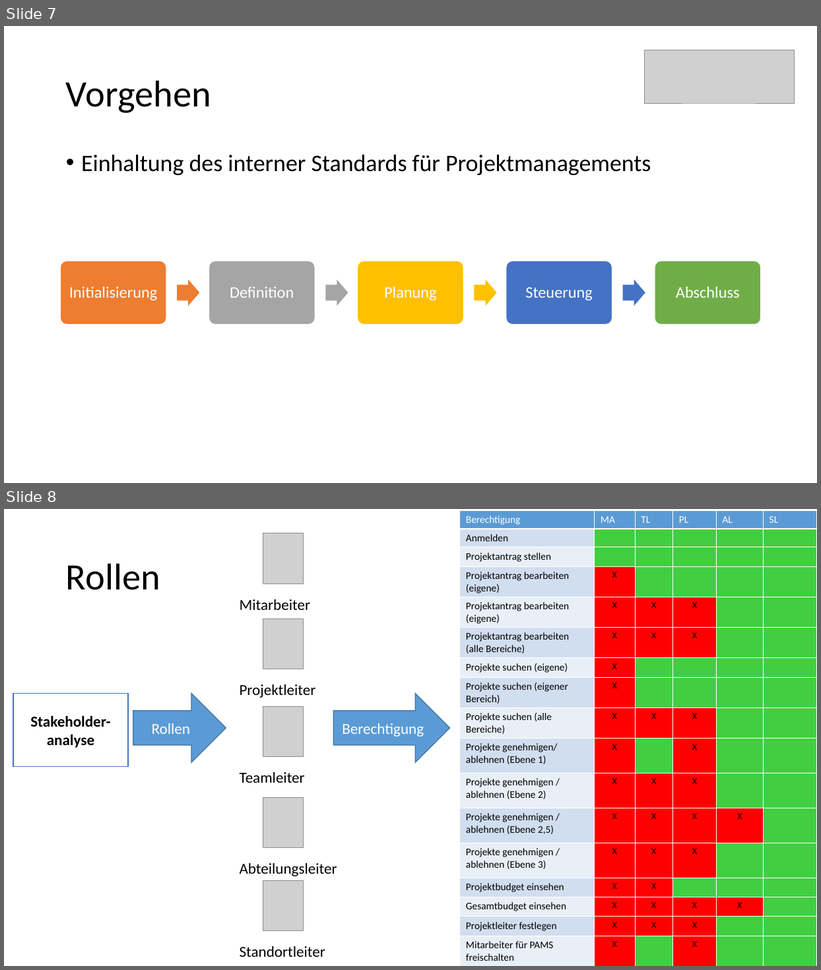
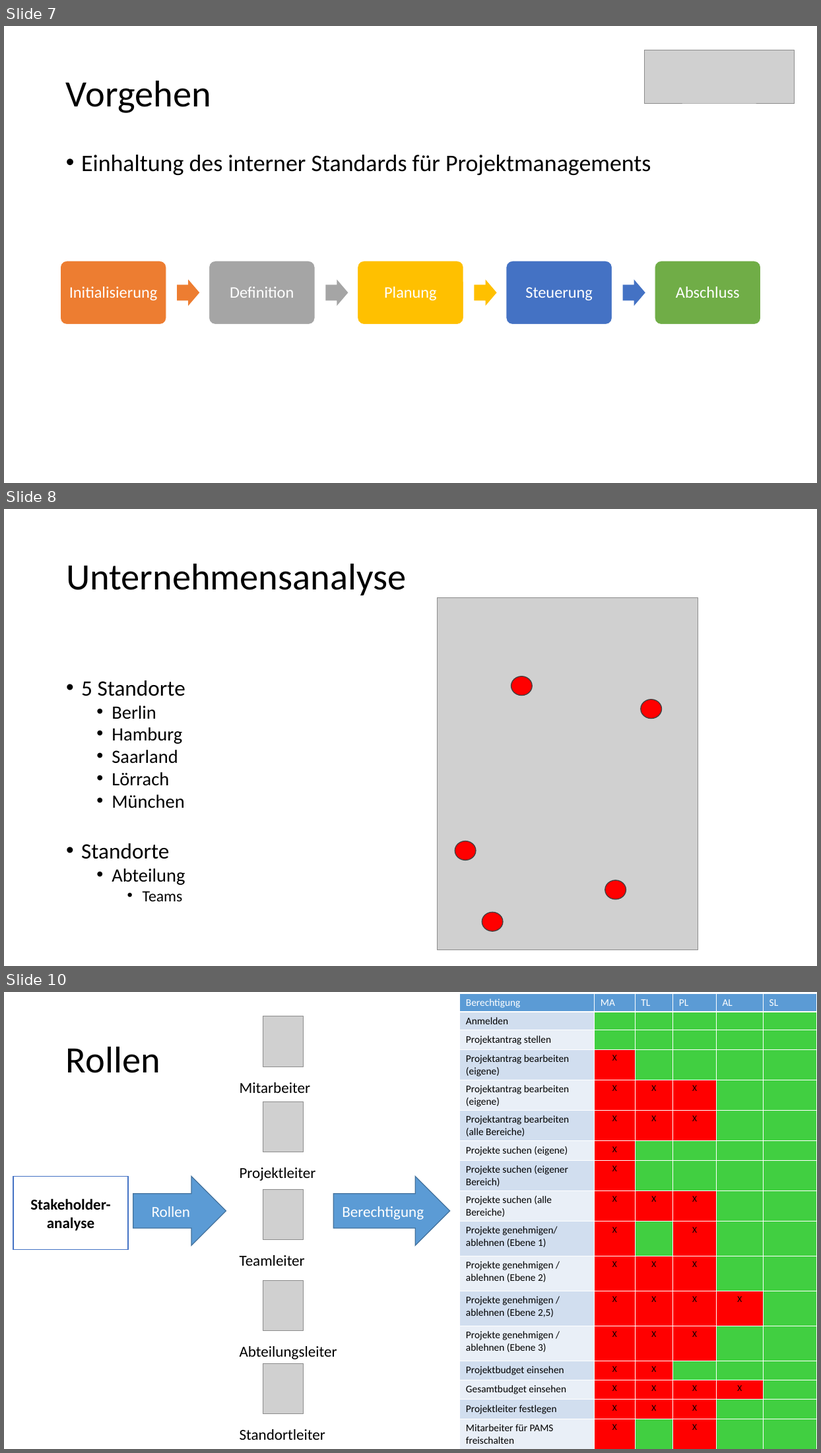
Before and after one commit to Masterarth/PM, a slide deck: documents/projectmanagement/Praesentationen/Vorstellung_Zwischenpräsentation_Final.pptx. Shown one above the other, each under a label of ours: slides 7 and 8 before the commit, slides 7, 8 and 10 after it; the slides between them are not shown. The pictures are 821x970 and 821x1453 pixels, drawn with LibreOffice and Linux fonts; fonts in the diff are those of the drawing; grey boxes stand for pictures. Boxes give left, top, right and bottom in pixels: in the first picture for what was removed or moved away, otherwise in the second. Text is boxed around its words. In the diff, an @@ line names an element or a change of style, - is before the commit and + after.

```diff
--- a/documents/projectmanagement/Praesentationen/Vorstellung_Zwischenpräsentation_Final.pptx
+++ b/documents/projectmanagement/Praesentationen/Vorstellung_Zwischenpräsentation_Final.pptx
@@ slide 8 added at box(4, 509, 817, 966), background #FFFFFF @@
@@ title added at box(66, 563, 406, 595), 44 pt, text #000000 @@
+Unternehmensanalyse
@@ picture added at box(437, 597, 698, 950) @@
@@ text added at box(81, 681, 186, 902), 22.2 pt, text #000000 @@
+• 5 Standorte
+  • Berlin
+  • Hamburg
+  • Saarland
+  • Lörrach
+  • München
+• Standorte
+  • Abteilung
+    • Teams
@@ ellipse added at box(512, 677, 532, 696), fill #FF0000, outline #404040 1 pt @@
@@ ellipse added at box(641, 699, 661, 718), fill #FF0000, outline #404040 1 pt @@
@@ ellipse added at box(455, 842, 475, 860), fill #FF0000, outline #404040 1 pt @@
@@ ellipse added at box(605, 881, 626, 900), fill #FF0000, outline #404040 1 pt @@
@@ ellipse added at box(482, 913, 503, 931), fill #FF0000, outline #404040 1 pt @@
@@ what was slide 8 is now slide 10 @@
```
Also in this commit, not shown: 3 slides changed.
